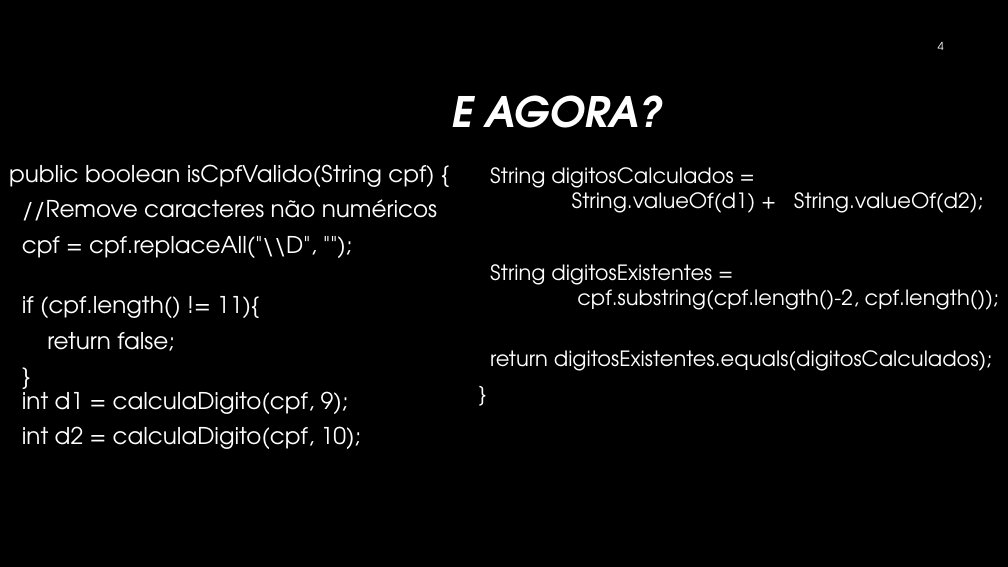
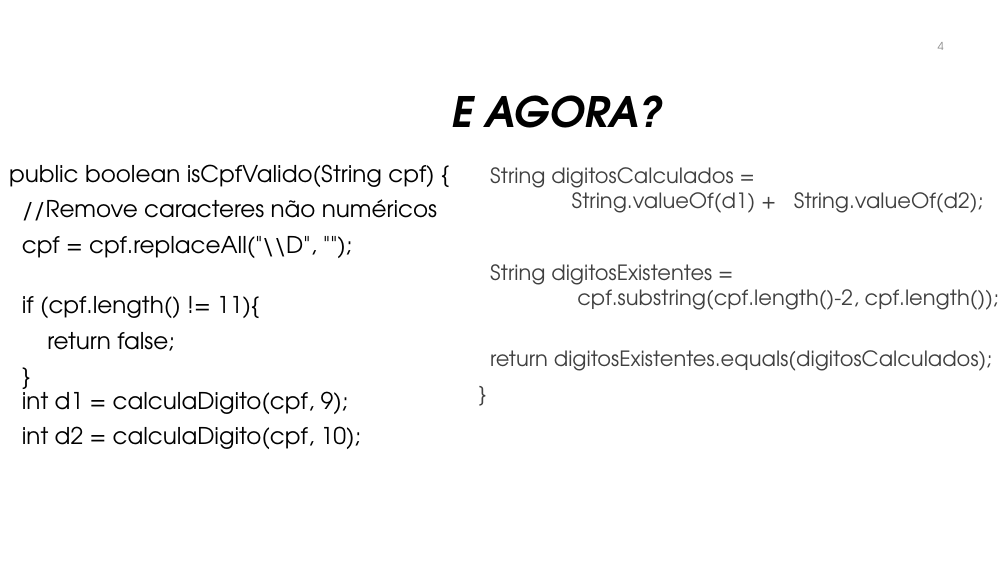
Before and after one commit to Claudio-Barbosa-da-Silva/testes-de-software, a slide deck: slide 4 of projects/01-introducao-tdd/tdd.pptx. Drawn at 1008x567 pixels with LibreOffice and Linux fonts; fonts in the diff are those of the drawing; background and template pictures are left out. Boxes give left, top, right and bottom in pixels: in the first picture for what was removed or moved away, otherwise in the second. Text is boxed around its words. In the diff, an @@ line names an element or a change of style, - is before the commit and + after.

```diff
--- a/projects/01-introducao-tdd/tdd.pptx
+++ b/projects/01-introducao-tdd/tdd.pptx
@@ background #000000 to #FFFFFF @@
@@ title "E AGORA?" at bbox=[451, 95, 664, 128]: text colour #FFFFFF to #000000 @@
@@ page number at bbox=[938, 42, 944, 50]: text colour #FFFFFF to #8C8C8C @@
@@ text "public boolean isCpfValido(String cpf) {" at bbox=[9, 164, 437, 449]: text colour #FFFFFF to #000000 @@
@@ text "String digitosCalculados = String.valueOf(d1) + ..." at bbox=[490, 167, 999, 371]: text colour #FFFFFF to #404040 @@
```
Also in this commit, not shown: 26 other slides changed, 1 slide added, 1 other file.
